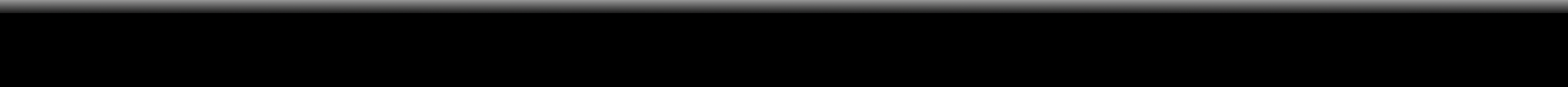
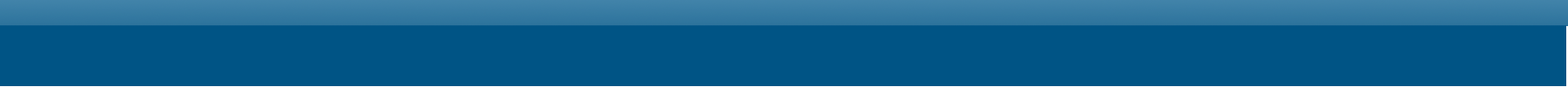
Comparing the layer stacks of the two 1568 x 87 images. Changes:
"Layer #1": opacity 91% → 86%, painted on it over [0, 0, 1568, 87]
painted on "Layer" over [0, 13, 1568, 87]
